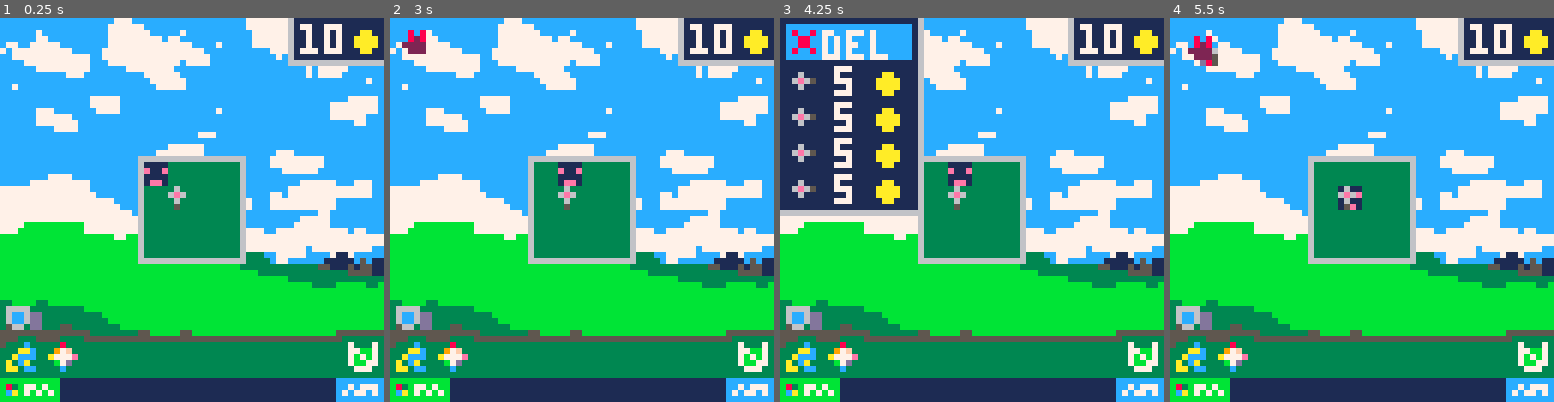
Above: before the commit, frames 1-4 (left to right).
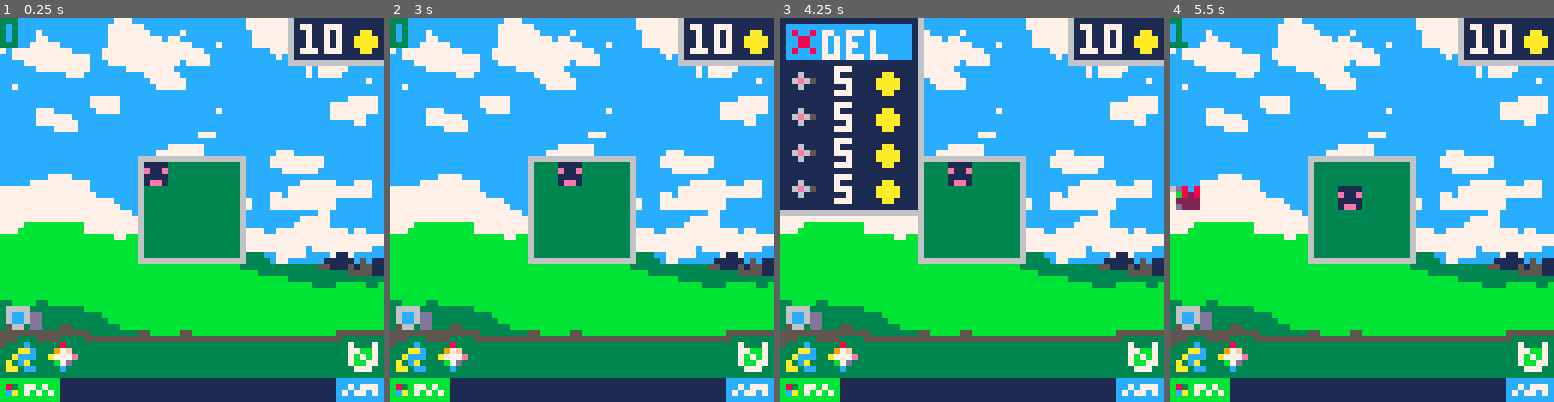
Above: after the commit, the same moments.

Repository: Darenn/Mr-Tobro
Game: PICO-8 cartridge lowrezjam.p8
The game is run twice, just before and just after one commit, with the same random seed, the same clock (stepped at 60 frames per second) and the same inputs.
Inputs:
- Up to frame 1 (0.25 s): no input
- Up to frame 2 (3 s): tap O (Z key) at 0.33, 0.7, 1.43, 2.22 s; tap X (X key) at 1.07, 2.07, 2.4, 2.73 s; hold Left 1.97-2.37 s; hold Down 2.42-2.82 s; hold Right from 2.87 s (still down)
- Up to frame 3 (4.25 s): tap X (X key) every 0.33 s from 3.07 to 4.07 s; tap O (Z key) at 3.1, 3.98 s; release Right at 3.53 s; hold Up 3.58-4.08 s; hold Right from 4.13 s (still down)
- Up to frame 4 (5.5 s): tap X (X key) every 0.33 s from 4.4 to 5.4 s; release Right at 4.53 s; hold Down 4.58-5.08 s; tap O (Z key) at 4.87 s; hold Left from 5.13 s (still down)

The runs differ from the first frame. In frame 1, 0.4% of the frame differs, in the area x 0-49%, y 0-50%; in frame 2, 0.7%; in frame 3, 0.1%; in frame 4, 1.2%.

Commit message:
Fixed some bugs. Added cooldown to buildings.

Diff:
--- a/lowrezjam.p8
+++ b/lowrezjam.p8
@@ -39,7 +39,6 @@
   poke(0x5f2c,3)
 
   g_player = create_player(6, 6)
-  create_building(7, 7, 1, building_type.canon)
   g_menu = create_menu()
   g_spawner = create_spawner()
   g_tobro_window = create_tobro_window({x=6,y=6},4,4)
@@ -49,6 +48,7 @@
 function _update()
     update_menu(g_menu)
     if (g_in_menu) then return end
+    update_buildings()
     update_player(g_player)
     update_bullets()
     update_collisions()
@@ -70,6 +70,17 @@
   local copy = shallow_copy(g_enemies)
   for e in all(copy) do
     update_enemy(e)
+  end
+end
+
+function update_buildings()
+  for x=0, g_row_tiles_count do
+    for y=0, g_row_tiles_count do
+      local building = g_map_buildings[x][y]
+      if building != nil then
+        update_building(building)
+      end
+    end
   end
 end
 
@@ -81,6 +92,7 @@
       local destroyed = false;
       if (collide(bullet, e)) then
         del(g_enemies, e)
+        g_money += 1
         destroyed = true;
       end
       if (destroyed) then
@@ -118,6 +130,7 @@
 end
 
 function draw_spawn_zones()
+  print(#g_spawn_zones)
   for e in all(g_spawn_zones) do
     draw_spawn_zone(e)
   end
@@ -347,6 +360,8 @@
     building = create_base_building(tile_x, tile_y, orientation, _building_type_id)
     building.horizontal_sprite_id = build_info.horizontal_sprite_id
     building.vertical_sprite_id = build_info.vertical_sprite_id
+    building.hor_sprite_id_reload = build_info.hor_sprite_id_reload
+    building.ver_sprite_id_reload =build_info.ver_sprite_id_reload
     building.cooldown = build_info.cooldown
     building.activate = build_info.activate
     building.price = build_info.price
@@ -365,8 +380,12 @@
   g_building_canon.price = 5
   g_building_canon.horizontal_sprite_id = 2
   g_building_canon.vertical_sprite_id = 3
+  g_building_canon.hor_sprite_id_reload = 10
+  g_building_canon.ver_sprite_id_reload = 11
   g_building_canon.cooldown = 1 -- time in sec
   g_building_canon.activate = function (_building)
+    if not _building.is_ready then return end
+    on_activate(_building)
     local bullet_pos = get_pixel_pos(_building.tile_pos.x,_building.tile_pos.y)
     bullet_pos.x += 1
     bullet_pos.y += 1
@@ -386,15 +405,28 @@
       building.tile_pos.x = tile_x
       building.tile_pos.y = tile_y
     building.orientation = orientation
+    building.is_ready = true
+    building.reload_timer = 0
   return building
 end
 
-…(5 lines of a section not shown)…
-function updentity()
+-- to call on activate functions
+function on_activate(building)
+  building.is_ready = false
+  building.reload_timer = building.cooldown
+end
+…(5 lines of a section not shown)…
+function update_building(building)
+  if not building.is_ready then
+    building.reload_timer -= deltatime
+  end
+  if building.reload_timer <= 0 then
+    building.is_ready = true
+  end
 end
 
 function is_buildable(tile_position)
@@ -404,7 +436,13 @@
 end
 
 function draw_building(building)
-  render_tiled_sprite(building.horizontal_sprite_id, building.tile_pos.x, building.tile_pos.y, building.orientation, building.vertical_sprite_id)
+  if building.is_ready then
+    render_tiled_sprite(building.horizontal_sprite_id, building.tile_pos.x,
+    building.tile_pos.y, building.orientation, building.vertical_sprite_id)
+  else
+    render_tiled_sprite(building.hor_sprite_id_reload, building.tile_pos.x,
+    building.tile_pos.y, building.orientation, building.ver_sprite_id_reload)
+  end
 end
 
 --Menu
@@ -475,6 +513,7 @@
 
   elseif (is_in_orientation(menu)) then
     menu.state = menu_states.building_selection
+    g_in_menu = false
     build_building(menu)
   end
 end
@@ -700,17 +739,17 @@
 
 
 function update_enemy(enemy)
-  if (enemy.pos.x - 30 > 0) then
+  if (enemy.pos.x - 28 > 0) then
     enemy.direction.x = -1
-  elseif (enemy.pos.x - 32 < 0) then
+  elseif (enemy.pos.x - 28 < 0) then
     enemy.direction.x = 1
   else
     enemy.direction.x = 0
   end
 
-  if (enemy.pos.y - 30 > 0) then
+  if (enemy.pos.y - 28 > 0) then
     enemy.direction.y = -1
-  elseif (enemy.pos.y - 32< 0) then
+  elseif (enemy.pos.y - 28< 0) then
     enemy.direction.y = 1
   else
     enemy.direction.y = 0
@@ -729,9 +768,18 @@
 
 --Spawner
 function create_level(spawner)
-
-  spawn_enemy(1, g_enemy_type.basic, {x=1, y=1}, spawner)
-  spawn_zone(2, {x=4, y=4}, spawner)
+  local s1 = {x=0* tile_size, y=7* tile_size};
+  spawn_zone(2, s1, spawner)
+  spawn_enemy(3, g_enemy_type.basic, s1, spawner)
+
+  local s2 = {x=7 * tile_size, y=0* tile_size}
+  spawn_zone(5, s2, spawner)
+  spawn_enemy(6, g_enemy_type.basic, s2, spawner)
+
+  local s3 = {x=15* tile_size, y=7* tile_size}
+  spawn_zone(9, s3, spawner)
+  spawn_enemy(10, g_enemy_type.basic, s3, spawner)
+
 end
 
 function create_spawner()
@@ -747,7 +795,7 @@
   if (spawner.enemies_to_spawn[spawn_step]) == nil then
     spawner.enemies_to_spawn[spawn_step] = {}
   end
-  add(spawner.enemies_to_spawn[spawn_step], {enemy_type = enemy_type, pos = pos})
+  add(spawner.enemies_to_spawn[spawn_step], {enemy_type = enemy_type, pos = {x=pos.x,y=pos.y}})
 end
 
 function spawn_zone(spawn_step, pos, spawner)
@@ -852,10 +900,10 @@
 end
 
 __gfx__
-000000001111000000000000050000000665000055550000656000000660000008080000e0000000000000000000000000000000000000000000000000000000
-00000000e11e000006000000060000006ee500006ee600005e5000006ee600000828000000000000000000000000000000000000000000000000000000000000
-00700700111100006e6500006e6000006ee500006ee60000656000006ee600002222200000000000000000000000000000000000000000000000000000000000
-000770001ee100000600000006000000066500000660000000000000066000000222000000000000000000000000000000000000000000000000000000000000
+000000001111000000000000050000000665000055550000656000000660000008080000e0000000000000000500000000000000000000000000000000000000
+00000000e11e000006000000060000006ee500006ee600005e5000006ee600000828000000000000060000000600000000000000000000000000000000000000
+00700700111100006e6500006e6000006ee500006ee60000656000006ee6000022222000000000006c6500006c60000000000000000000000000000000000000
+000770001ee100000600000006000000066500000660000000000000066000000222000000000000060000000600000000000000000000000000000000000000
 00077000000000000000000000000000000000000000000000000000000000000000000000000000000000000000000000000000000000000000000000000000
 00700700000000000000000000000000000000000000000000000000000000000000000000000000000000000000000000000000000000000000000000000000
 00000000000000000000000000000000000000000000000000000000000000000000000000000000000000000000000000000000000000000000000000000000
